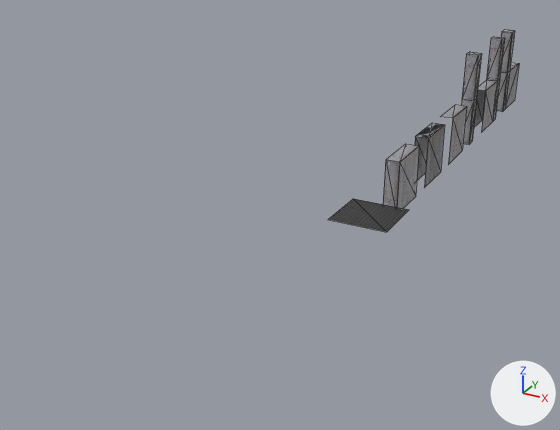
An edit to the glTF model Assets/Models/Arena/Arena.glb, drawn before and after from the same camera.
Camera for both pictures: a 50 mm lens placed at (8.6, -25.1, 10.1), pointed at (-4.2, -2.0, -1.5). Lighting does not change. The marker at lower right points along +X, +Y and +Z. The older version comes first. Mesh edges are drawn as thin lines. Where no turn or scale is listed for an object, it has been applied to the vertices. Vertices at exactly the same position are counted once.

Names of what the first picture shows: 'ClosedWall', 'Floor', 'HalfWall', 'OpenWall', 'Pole', 'PoleWall', 'PoleWall.001'.
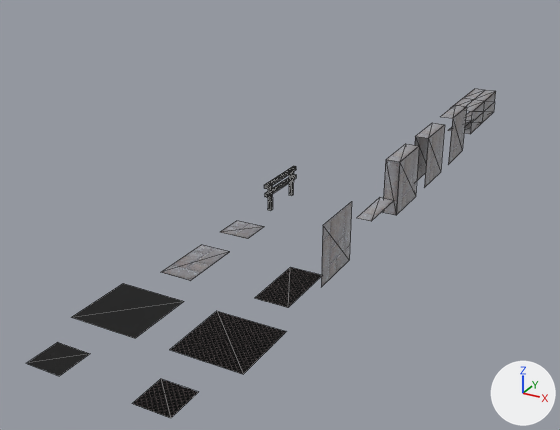
Commit message: Add finished arena assets.

Where the newer file only moved an object's origin or applied its transform, the numbers keep the older frame.

Edits to the bpy script that builds the scene:
```text
Change me_plane_017:
    used by ob_pole; location = (-0.5, 6.0, 2.08); rotation_euler = (0.0, 1.571, 0.0), in degrees (0, 90, 0)
    remove me_plane_017.from_pydata(...)  # 16 vertices, 22 faces; spans x -0.92..3.08, y 2.0..2.52, z 0.0..0.52
    add me_plane_017.from_pydata(...)  # 21 vertices, 24 faces; spans x -2.0..2.0, y -0.52..0.52, z -0.59..0.44
    me_plane_017 part 1: the whole mesh is rebuilt
Change me_plane_018:
    where me_plane_018.from_pydata(...)  # 4 vertices, 2 faces; spans x -1.0..1.0, y -1.0..1.0, z 0.0
    remove me_plane_018.materials.append(mat_material_003)  # picture img_metalfloor
    add me_plane_018.materials.append(mat_floot)  # picture img_floornew
Add me_plane_011:
    me_plane_011.from_pydata([(-0.5, 0.5, 0.0), (0.5, 0.5, 0.0), (-0.5, -0.5, 0.0), (0.5, -0.5, 0.0)], [], [(2, 3, 1), (2, 1, 0)])
    me_plane_011.materials.append(mat_wallblack)  # black #111111
Add me_plane_010:
    me_plane_010.from_pydata([(-1.0, -1.0, 0.0), (1.0, -1.0, 0.0), (-1.0, 1.0, 0.0), (1.0, 1.0, 0.0)], [], [(0, 1, 3), (0, 3, 2)])
    me_plane_010.materials.append(mat_wallblack)  # black #111111
Change ob_pole:
    ob_pole.location: (-0.5, 6.0, 2.08) -> (-0.43, 10.0, 0.0)
    ob_pole.rotation_euler: (0.0, 1.571, 0.0) -> (-1.571, 0.0, -1.571)  # degrees (0, 90, 0) -> degrees (-90, 0, -90)
Change ob_floor:
    ob_floor.location: (0.0, -3.54, 0.0) -> (0.0, -12.0, 0.0)
Remove ob_polewall:
    ob_polewall = bpy.data.objects.new('PoleWall', me_plane_021)
Remove ob_polewall_001:
    ob_polewall_001 = bpy.data.objects.new('PoleWall.001', me_plane_022)
Add ob_plane_001:
    ob_plane_001 = bpy.data.objects.new('Plane.001', me_plane_015)  # 4 vertices, 2 faces; spans x -0.5..0.5, y -0.5..0.5, z 0.0; in mat_floorfence (picture img_metalwall)
    ob_plane_001.location = (-3.0, -6.5, 0.0)
Add ob_cube:
    ob_cube = bpy.data.objects.new('Cube', me_cube)  # 40 vertices, 64 faces; spans x -0.05..0.05, y -1.0..1.0, z -0.62..0.34; in mat_fence (dark grey #484848)
    ob_cube.location = (-3.0, -4.0, 0.63)
Add ob_plane:
    ob_plane = bpy.data.objects.new('Plane', me_plane_012)  # 4 vertices, 2 faces; spans x -0.5..0.5, y -1.0..1.0, z 0.0; in mat_floorfence (picture img_metalwall)
    ob_plane.location = (-3.0, -9.0, 0.0)
Add ob_wall_black_1x1:
    ob_wall_black_1x1 = bpy.data.objects.new('Wall.Black.1x1', me_plane_011)
    ob_wall_black_1x1.location = (-3.0, -14.5, 0.0)
Add ob_wallblack_2x2:
    ob_wallblack_2x2 = bpy.data.objects.new('WallBlack.2x2', me_plane_010)
    ob_wallblack_2x2.location = (-3.0, -12.0, 0.0)
Add ob_floor_corner:
    ob_floor_corner = bpy.data.objects.new('Floor.Corner', me_plane_008)  # 4 vertices, 2 faces; spans x -0.5..0.5, y -0.5..0.5, z 0.0; in mat_floot (picture img_floornew)
    ob_floor_corner.location = (0.0, -14.5, 0.0)
Add ob_closedwall_001:
    ob_closedwall_001 = bpy.data.objects.new('ClosedWall.001', me_plane_007)  # 4 vertices, 2 faces; spans x -0.26..0.26, y -1.0..1.0, z 0.0; in mat_material (picture img_metalwall)
    ob_closedwall_001.location = (0.0, -3.0, 0.0)
Add ob_floor_lowerpart:
    ob_floor_lowerpart = bpy.data.objects.new('Floor.LowerPart', me_plane_004)  # 4 vertices, 2 faces; spans x -0.5..0.5, y -1.0..1.0, z 0.0; in mat_floot (picture img_floornew)
    ob_floor_lowerpart.location = (0.0, -9.0, 0.0)
Add ob_wallpanel:
    ob_wallpanel = bpy.data.objects.new('WallPanel', me_plane)  # 4 vertices, 2 faces; spans x 0.0, y -1.0..1.0, z -1.0..1.0; in mat_material_001 (picture img_metalwall)
    ob_wallpanel.location = (0.0, -6.0, 0.0)
```

Changed parts and their boxes (x1, y1, x2, y2) in the pictures (560 x 430 px):
'Floor', recoloured, moved: before (328, 199, 409, 232); after (170, 311, 286, 375)
'WallBlack.2x2', added (black): after (72, 283, 184, 338)
'Pole', reshaped, moved, turned: before (461, 52, 481, 144); after (448, 89, 496, 134)
'WallPanel', added: after (321, 202, 352, 287)
'PoleWall', deleted: before (474, 36, 505, 132)
'Floor.Corner', added: after (132, 379, 199, 418)
'Floor.LowerPart', added: after (255, 267, 322, 308)
'Plane', added: after (162, 245, 229, 281)
'Wall.Black.1x1', added (black): after (26, 342, 90, 376)
'PoleWall.001', deleted: before (496, 30, 519, 112)
'Cube', added: after (264, 166, 296, 210)
'Plane.001', added: after (221, 221, 263, 239)
'ClosedWall.001', added: after (357, 197, 394, 221)
